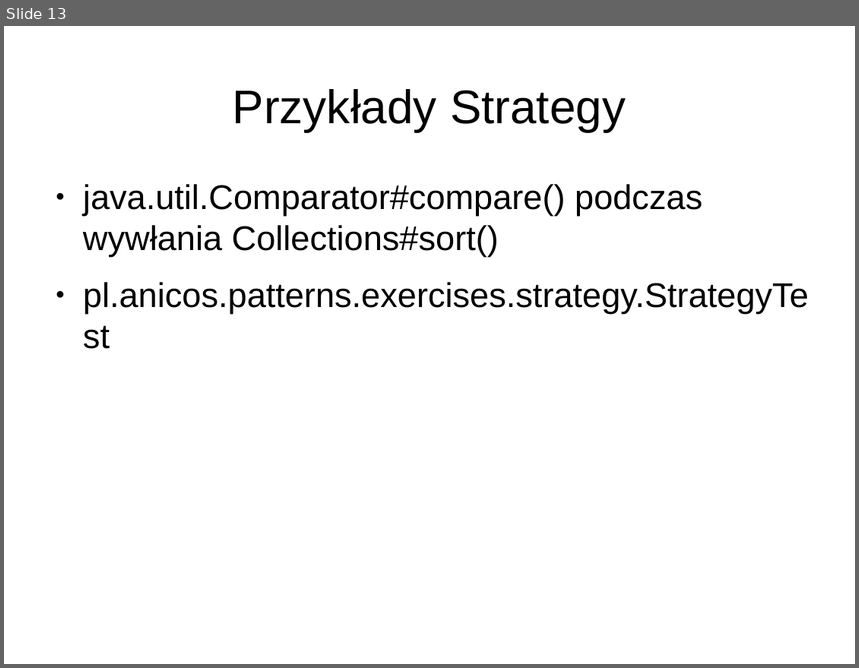
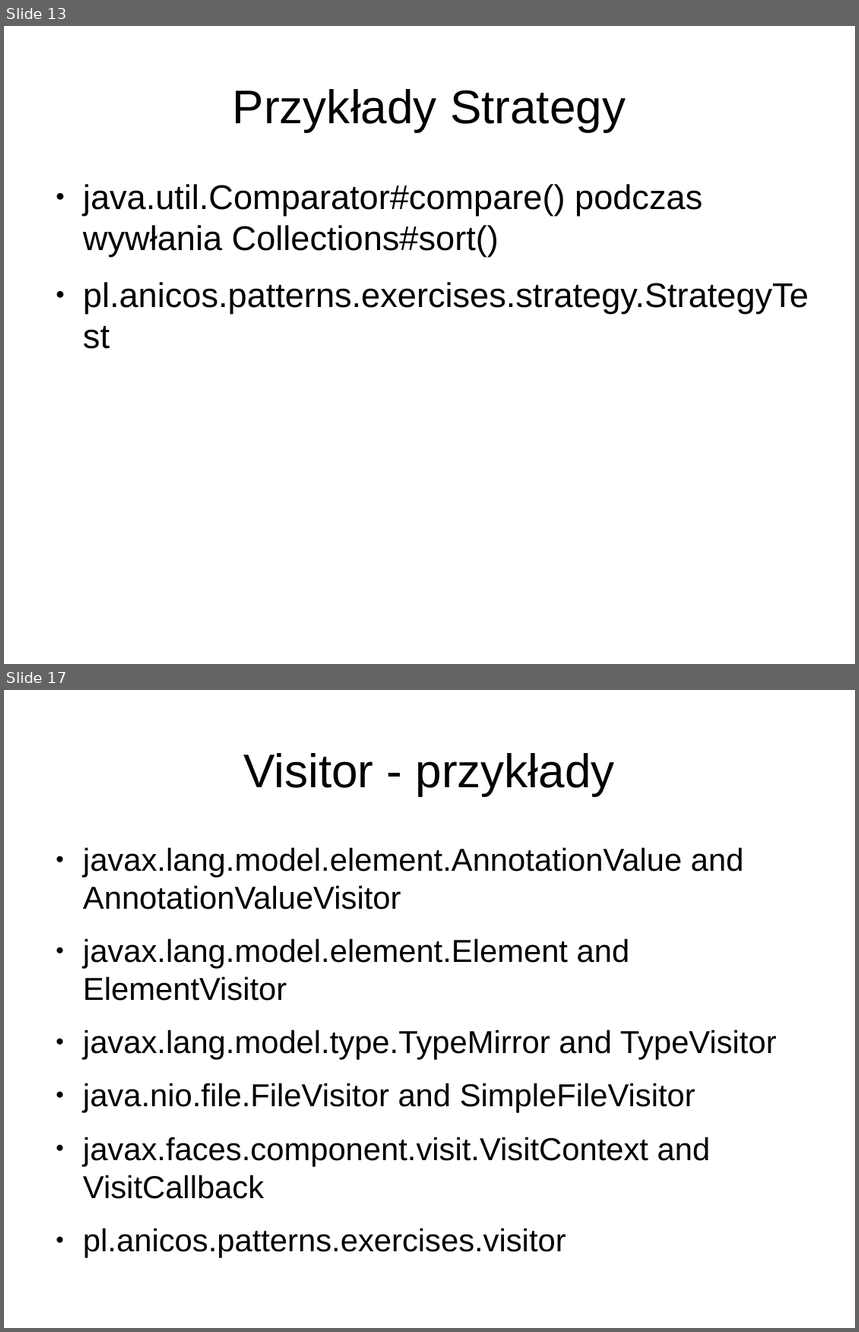
Before and after one commit to anicos/wzorce-projektowe-prezentacja, a slide deck: Part_3.odp. Shown one above the other, each under a label of ours: slide 13 before the commit, slides 13 and 17 after it; the slides between them are not shown. The pictures are 859x668 and 859x1332 pixels, drawn with LibreOffice and Linux fonts; fonts in the diff are those of the drawing. Boxes give left, top, right and bottom in pixels: in the first picture for what was removed or moved away, otherwise in the second. Text is boxed around its words. In the diff, an @@ line names an element or a change of style, - is before the commit and + after.

Commit message:
adding new patterns

```diff
--- a/Part_3.odp
+++ b/Part_3.odp
@@ slide 17 added at [4, 690, 855, 1328], background #FFFFFF @@
@@ title added at [243, 753, 615, 796], 44 pt, text #000000 @@
+Visitor - przykłady
@@ text added at [83, 847, 777, 1258], 29.6 pt, text #000000 @@
+● javax.lang.model.element.AnnotationValue and AnnotationValueVisitor
+● javax.lang.model.element.Element and ElementVisitor
+● javax.lang.model.type.TypeMirror and TypeVisitor
+● java.nio.file.FileVisitor and SimpleFileVisitor
+● javax.faces.component.visit.VisitContext and VisitCallback
+● pl.anicos.patterns.exercises.visitor
```
Also in this commit, not shown: 11 other slides added, 2 other files.
